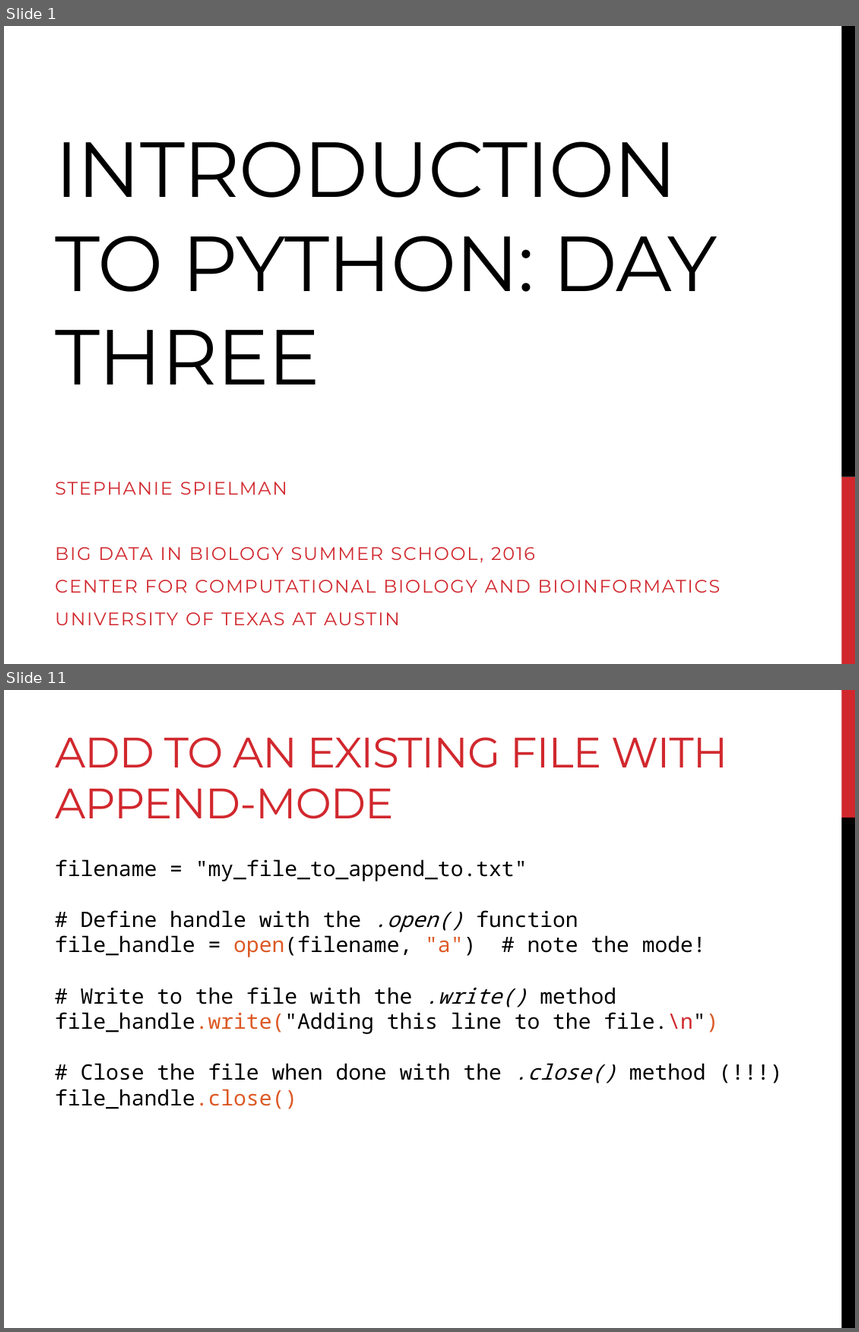
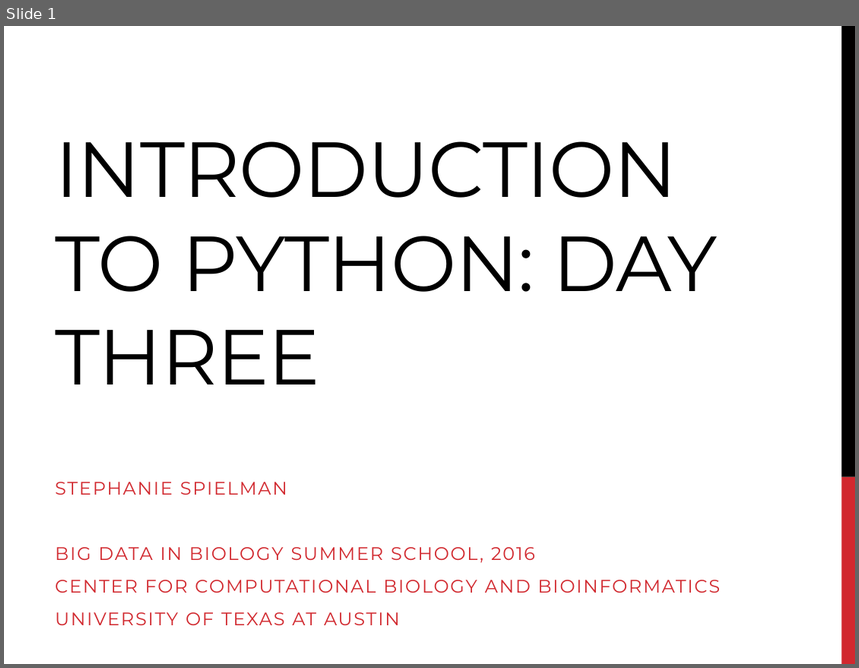
Before and after one commit to sjspielman/bdib2016_python, a slide deck: files/day3_materials/slides_day3.pptx. Shown one above the other, each under a label of ours: slides 1 and 11 before the commit, slide 1 after it; the slides between them are not shown. The pictures are 859x1332 and 859x668 pixels, drawn with LibreOffice and Linux fonts; fonts in the diff are those of the drawing. Boxes give left, top, right and bottom in pixels: in the first picture for what was removed or moved away, otherwise in the second. Text is boxed around its words. In the diff, an @@ line names an element or a change of style, - is before the commit and + after.

```diff
--- a/files/day3_materials/slides_day3.pptx
+++ b/files/day3_materials/slides_day3.pptx
@@ slide 11 removed at [4, 690, 855, 1328], background #FFFFFF @@
@@ rectangle removed at [842, 690, 855, 818] @@
@@ title removed at [55, 737, 728, 819] @@
-ADD TO AN EXISTING FILE WITH APPEND-MODE
@@ rectangle removed at [842, 818, 855, 1328] @@
@@ text removed at [55, 859, 718, 1110] @@
-filename = "my_file_to_append_to.txt"
-# Define handle with the .open() function
-file_handle = open(filename, "a") # note the mode!
-# Write to the file with the .write() method
-file_handle.write("Adding this line to the file.\n")
-# Close the file when done with the .close() method (!!!)
-file_handle.close()
```
Also in this commit, not shown: 23 slides added, 14 other slides removed, 30 other files.
